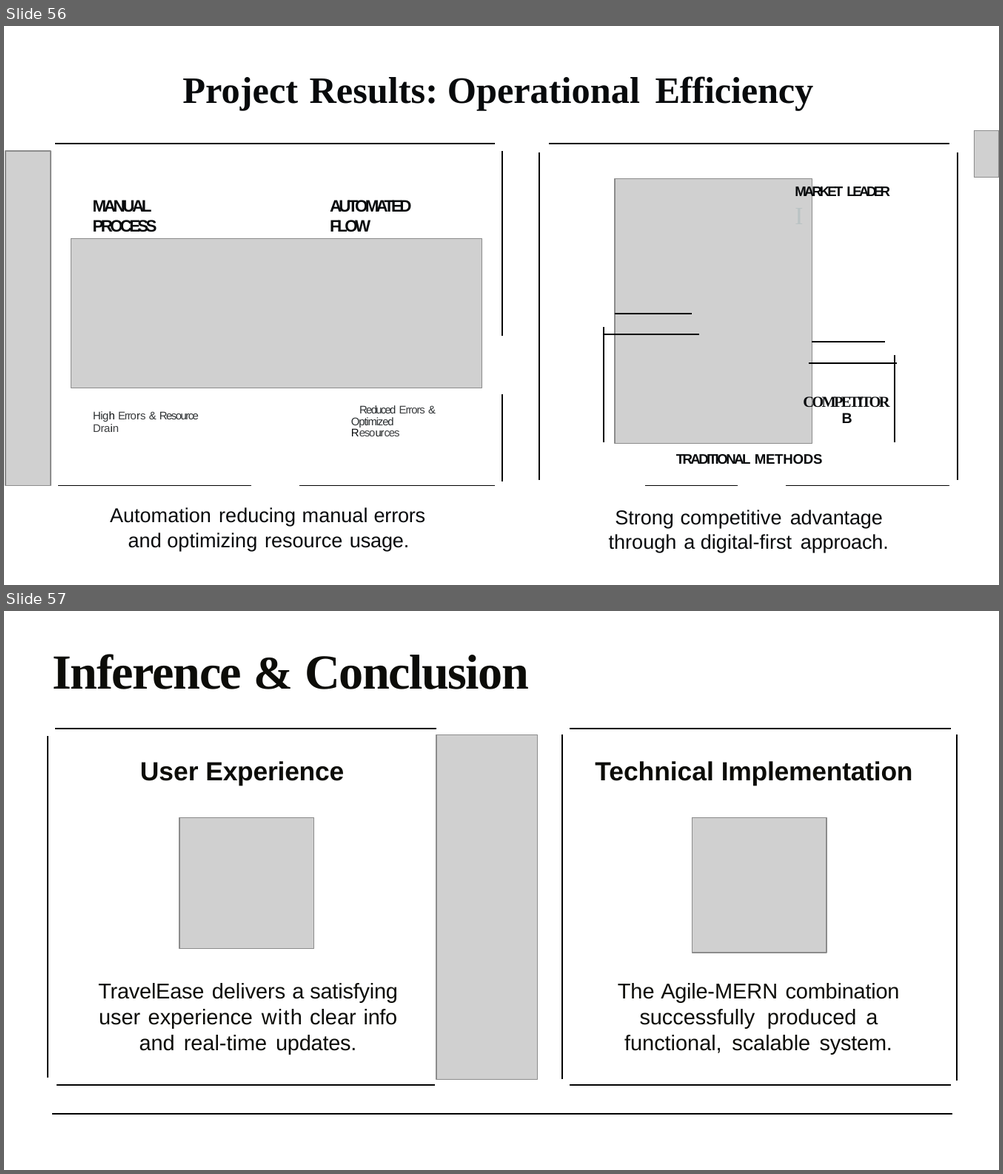
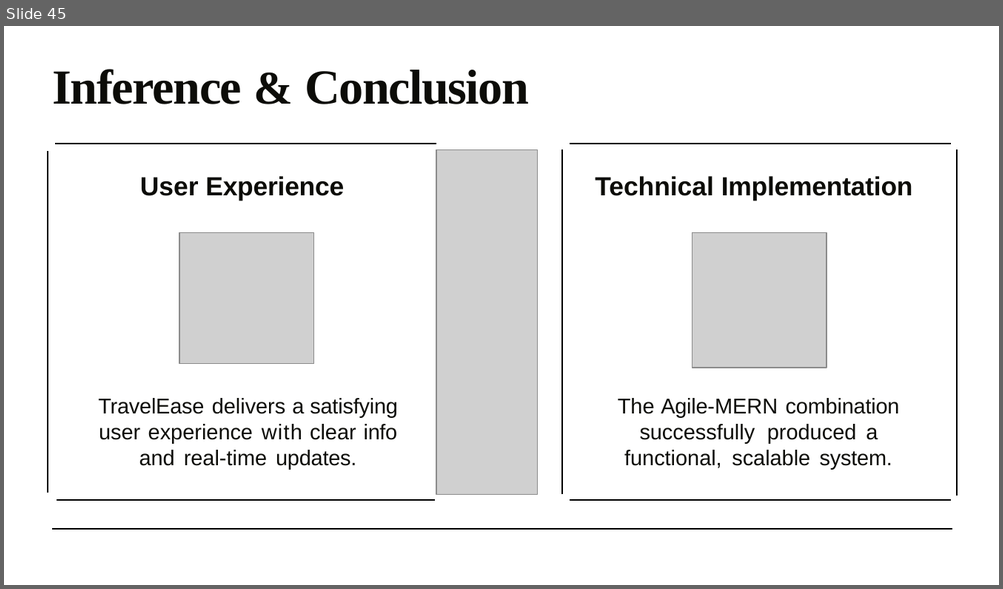
Before and after one commit to BSNP-17/Project, a slide deck: Documentation/TravelEase PPT.pptx. Shown one above the other, each under a label of ours: slides 56 and 57 before the commit, slide 45 after it. The pictures are 1003x1174 and 1003x589 pixels, drawn with LibreOffice and Linux fonts; fonts in the diff are those of the drawing; grey boxes stand for pictures. Boxes give left, top, right and bottom in pixels: in the first picture for what was removed or moved away, otherwise in the second. Text is boxed around its words. In the diff, an @@ line names an element or a change of style, - is before the commit and + after.

```diff
--- a/Documentation/TravelEase PPT.pptx
+++ b/Documentation/TravelEase PPT.pptx
@@ slide 56 removed at (4,26,999,585), background #FFFFFF @@
@@ title removed at (182,76,814,110) @@
-Project Results: Operational Efficiency
@@ picture removed at (973,130,999,177) @@
@@ picture removed at (5,151,51,486) @@
@@ freeform shape removed at (55,144,495,144) @@
@@ freeform shape removed at (502,151,502,336) @@
@@ freeform shape removed at (539,153,539,480) @@
@@ freeform shape removed at (549,144,949,144) @@
@@ freeform shape removed at (957,153,957,480) @@
@@ picture removed at (614,179,811,443) @@
@@ text removed at (93,200,157,232) @@
-MANUAL PROCESS
@@ text removed at (330,200,411,232) @@
-AUTOMATED FLOW
@@ text removed at (794,186,890,200) @@
-MARKET LEADER I
@@ picture removed at (71,239,482,389) @@
@@ freeform shape removed at (603,335,699,335) @@
@@ freeform shape removed at (603,327,603,443) @@
@@ freeform shape removed at (614,315,692,315) @@
@@ freeform shape removed at (811,342,884,342) @@
@@ freeform shape removed at (894,355,894,443) @@
@@ freeform shape removed at (808,364,896,364) @@
@@ freeform shape removed at (502,394,502,482) @@
@@ text removed at (609,395,889,553) @@
-COMPETITOR
-B
-TRADITIONAL METHODS
-Strong competitive advantage through a digital-first approach.
@@ text removed at (93,412,199,432) @@
-High Errors & Resource Drain
@@ text removed at (351,406,425,437) @@
-Reduced Errors & Optimized Resources
@@ freeform shape removed at (58,486,250,486) @@
@@ freeform shape removed at (299,486,495,486) @@
@@ freeform shape removed at (646,486,738,486) @@
@@ freeform shape removed at (785,486,950,486) @@
@@ text removed at (110,508,426,551) @@
-Automation reducing manual errors and optimizing resource usage.
@@ what was slide 57 is now slide 45 @@
```
Also in this commit, not shown: 5 slides changed, 11 other slides removed, 9 other files.
